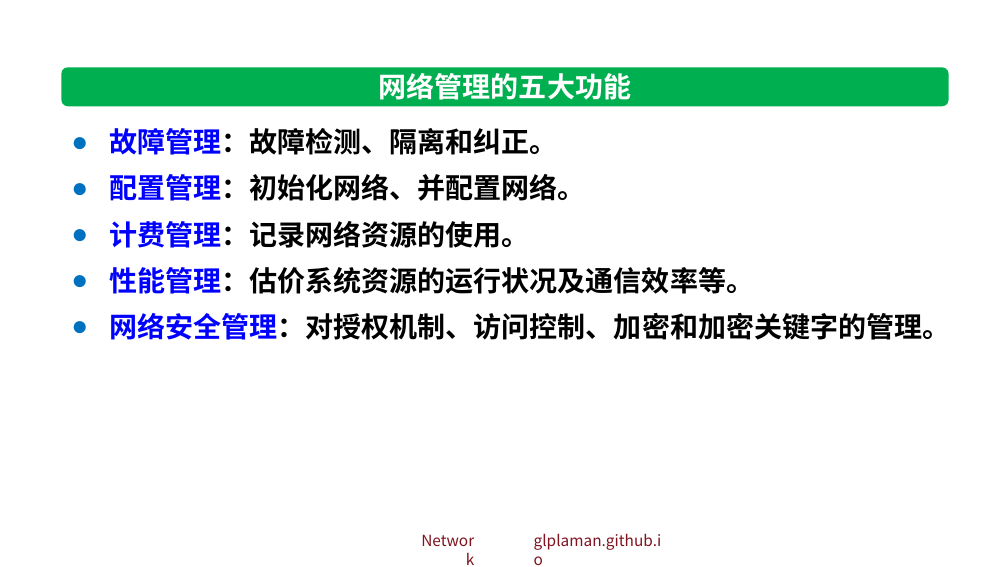
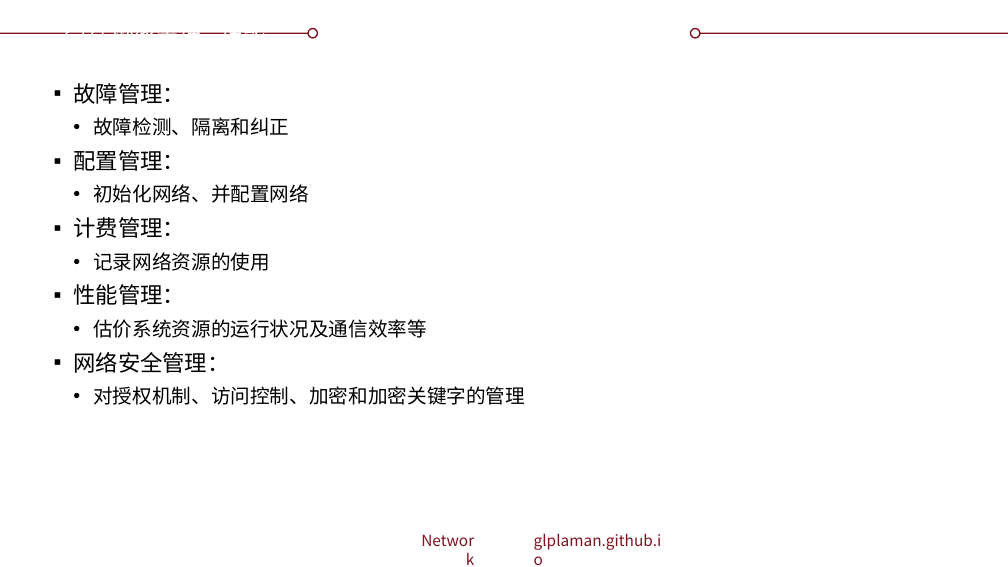
Before and after one commit to glplaman/glplaman.github.io, a slide deck: slide 192 of network/ppt/chap6.pptx. Drawn at 1008x567 pixels with LibreOffice and Linux fonts; fonts in the diff are those of the drawing; background and template pictures are left out. Boxes give left, top, right and bottom in pixels: in the first picture for what was removed or moved away, otherwise in the second. Text is boxed around its words. In the diff, an @@ line names an element or a change of style, - is before the commit and + after.

```diff
--- a/network/ppt/chap6.pptx
+++ b/network/ppt/chap6.pptx
@@ rectangle removed at [0, 0, 1008, 39] @@
@@ ellipse added at [308, 28, 318, 37], fill #FFFFFF, outline #7F131F 1 pt @@
@@ ellipse added at [690, 28, 700, 37], fill #FFFFFF, outline #7F131F 1 pt @@
@@ title added at [63, 32, 266, 34], 16 pt, text #FFFFFF @@
+6.7.1 网络管理 - 功能
@@ rounded rectangle removed at [61, 68, 949, 107] @@
@@ text at [73, 83, 525, 405]: text changed; size 20 to 14 pt; font Noto Sans CJK SC to Montserrat; bold off @@
-● 故障管理：故障检测、隔离和纠正。
-● 配置管理：初始化网络、并配置网络。
-● 计费管理：记录网络资源的使用。
-● 性能管理：估价系统资源的运行状况及通信效率等。
-● 网络安全管理：对授权机制、访问控制、加密和加密关键字的管理。
+▪ 故障管理：
+  • 故障检测、隔离和纠正
+▪ 配置管理：
+  • 初始化网络、并配置网络
+▪ 计费管理：
+  • 记录网络资源的使用
+▪ 性能管理：
+  • 估价系统资源的运行状况及通信效率等
+▪ 网络安全管理：
+  • 对授权机制、访问控制、加密和加密关键字的管理
@@ text removed at [379, 73, 631, 100] @@
-网络管理的五大功能
```
Also in this commit, not shown: 23 other slides changed, 10 other files.
